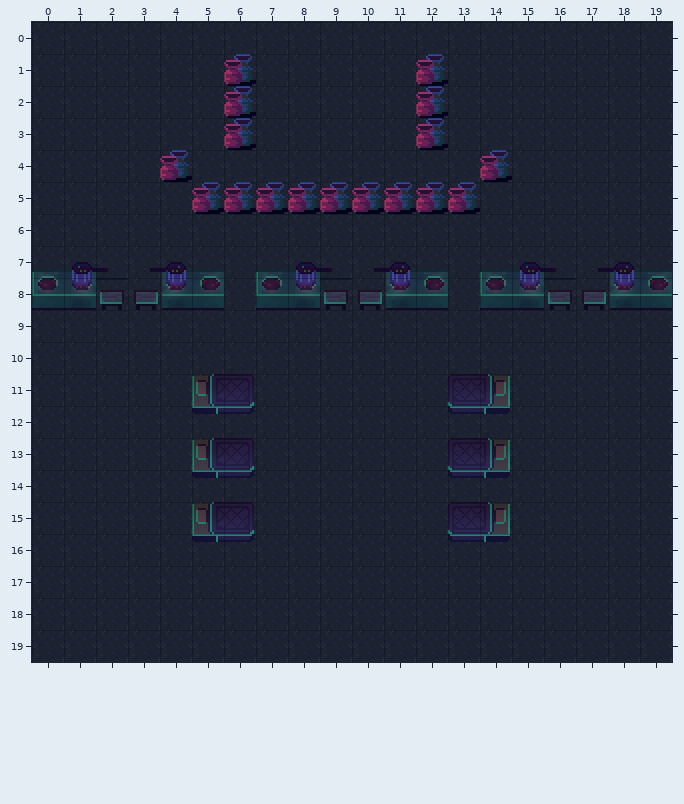
Two states of a Tiled map, RPG-Engine/content/map/1.tmx. Above: the version before the commit.
Cells are 32x32 px. Shown: x 0..19, y 0..19.
The result:
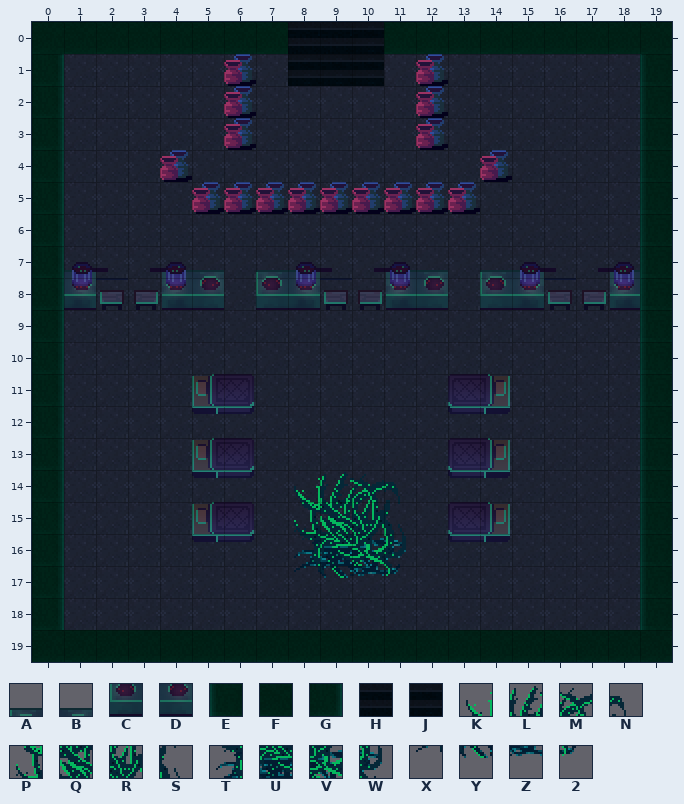
Key: from "basic": A 112, B 117, C 120, D 125, E 147, F 148, G 149, H 203, J 204, K 251, L 252, M 253, N 254, P 259, Q 260, R 261, S 262, T 267, U 268, V 269, W 270, X 275, Y 276, Z 277, 2 278.
_ is an empty cell.
Diff:
Layer "botObj":
y 0: x 0..19 ____________________ -> FFFFFFFFHHJFFFFFFFFF
y 1: x 0 _ -> G; x 8..10 ___ -> JJJ; x 19 _ -> E
y 2..6: x 0 _ -> G; x 19 _ -> E
y 7: x 0 A -> G; x 19 B -> E
y 8: x 0 C -> G; x 19 D -> E
y 9..13: x 0 _ -> G; x 19 _ -> E
y 14: x 0 _ -> G; x 8..11 ____ -> KLMN; x 19 _ -> E
y 15: x 0 _ -> G; x 8..11 ____ -> PQRS; x 19 _ -> E
y 16: x 0 _ -> G; x 8..11 ____ -> TUVW; x 19 _ -> E
y 17: x 0 _ -> G; x 8..11 ____ -> XYZ2; x 19 _ -> E
y 18: x 0 _ -> G; x 19 _ -> E
y 19: x 0..19 ____________________ -> FFFFFFFFFFFFFFFFFFFF
Where, in picture pixels (left, top, right, bottom), the same in both pictures:
changed: (32, 22, 672, 662)
